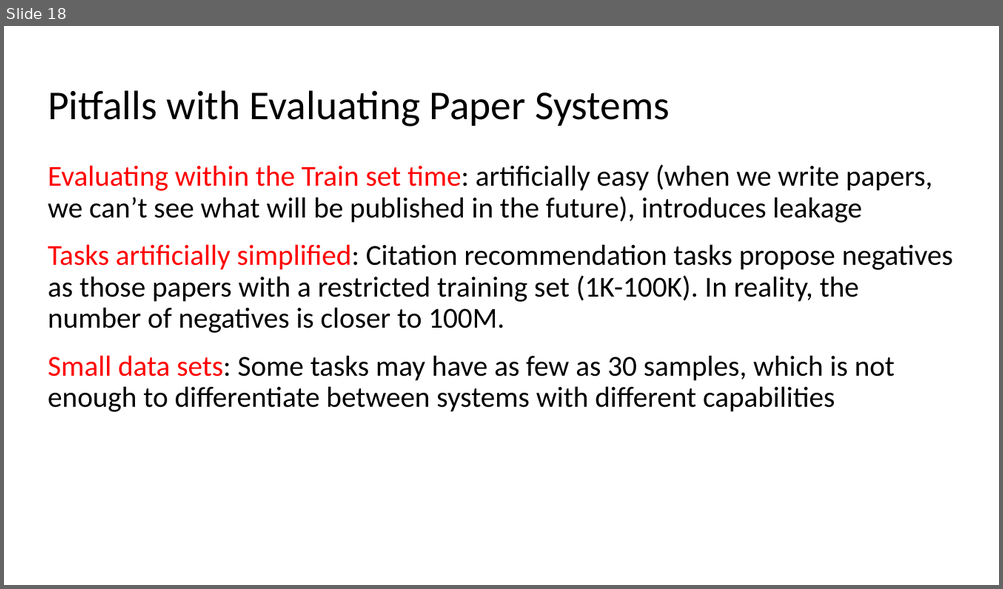
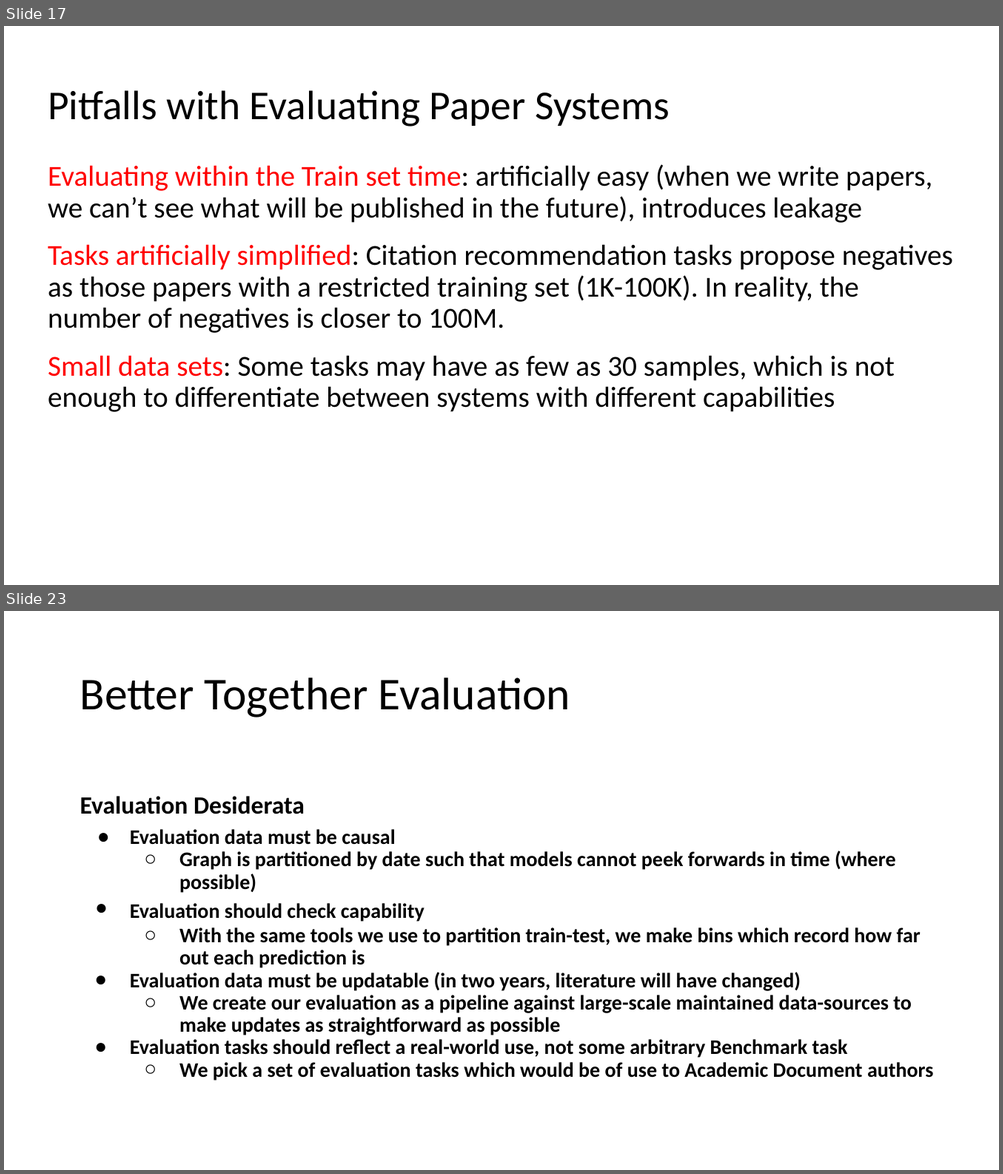
Before and after one commit to kwchurch/JSALT_Better_Together, a slide deck: slides/July5/July5_combined.pptx. Shown one above the other, each under a label of ours: slide 18 before the commit, slides 17 and 23 after it; the slides between them are not shown. The pictures are 1003x589 and 1003x1174 pixels, drawn with LibreOffice and Linux fonts; fonts in the diff are those of the drawing. Boxes give left, top, right and bottom in pixels: in the first picture for what was removed or moved away, otherwise in the second. Text is boxed around its words. In the diff, an @@ line names an element or a change of style, - is before the commit and + after.

```diff
--- a/slides/July5/July5_combined.pptx
+++ b/slides/July5/July5_combined.pptx
@@ slide 23 added at box(4, 611, 999, 1170), background #FFFFFF @@
@@ title added at box(80, 678, 571, 718), 44 pt, text #000000 @@
+Better Together Evaluation
@@ text added at box(80, 796, 304, 815), 24 pt, text #000000, bold @@
+Evaluation Desiderata
@@ text added at box(130, 829, 933, 1081), 20 pt, text #000000 @@
+● Evaluation data must be causal
+  ○ Graph is partitioned by date such that models cannot peek forwards in time (where possible)
+● Evaluation should check capability
+  ○ With the same tools we use to partition train-test, we make bins which record how far out each prediction is
+● Evaluation data must be updatable (in two years, literature will have changed)
+  ○ We create our evaluation as a pipeline against large-scale maintained data-sources to make updates as straightforward as possible
+● Evaluation tasks should reflect a real-world use, not some arbitrary Benchmark task
+  ○ We pick a set of evaluation tasks which would be of use to Academic Document authors
@@ what was slide 18 is now slide 17 @@
```
Also in this commit, not shown: 3 slides changed, 4 other slides added, 4 slides removed, 1 other file.
